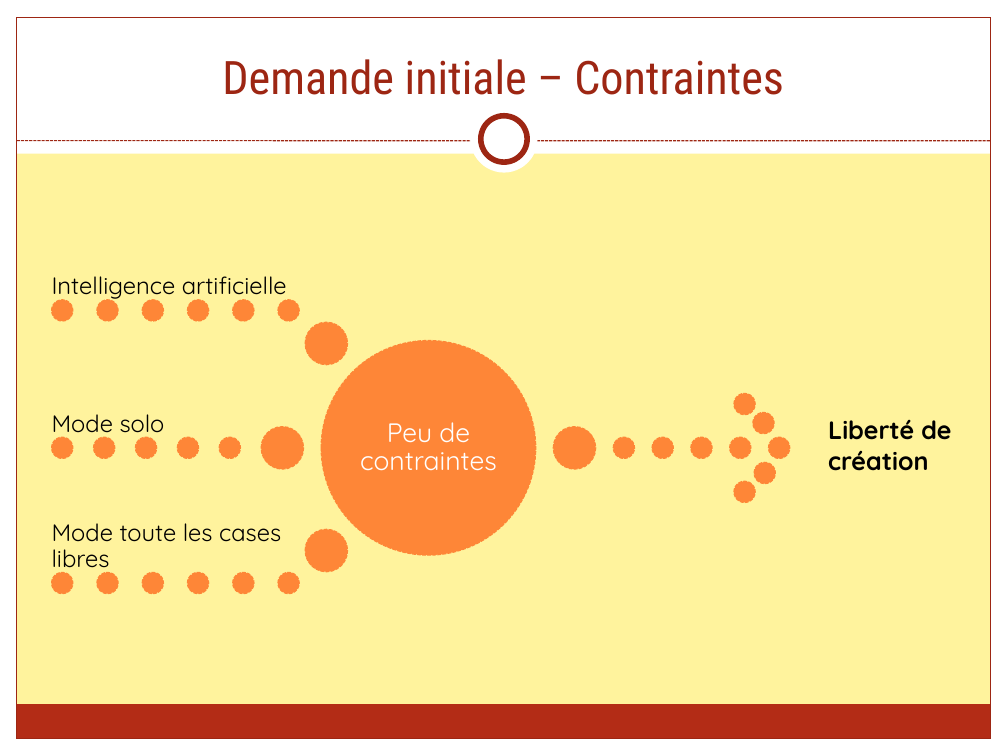
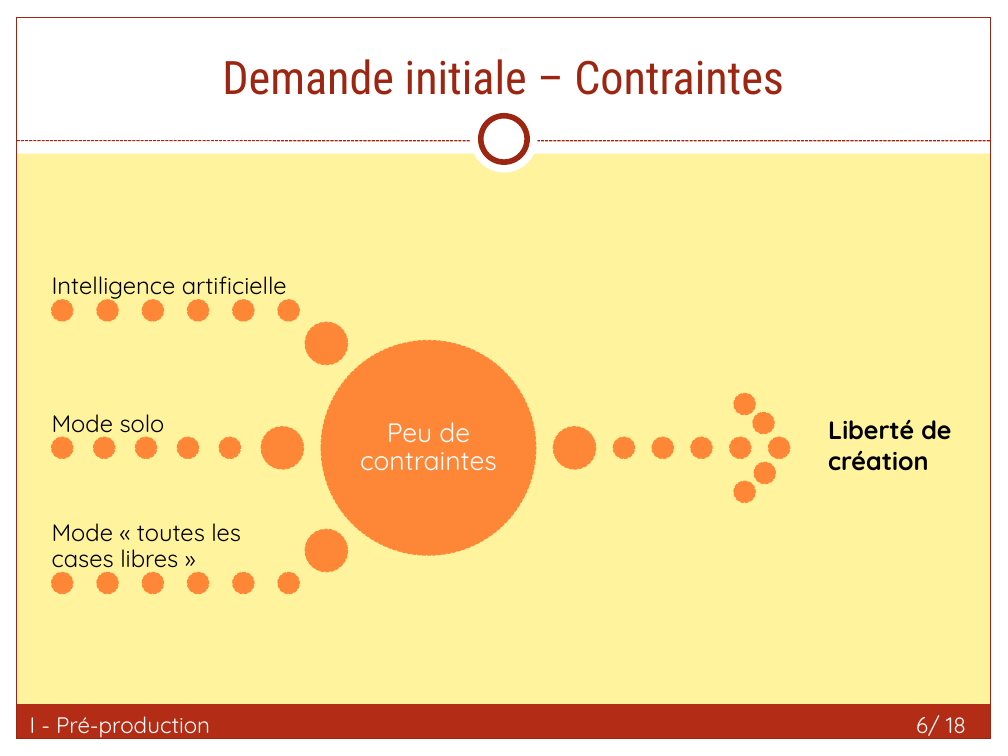
Before and after one commit to FieryWeasel/Picarete, a slide deck: slide 6 of SOURCES/RAPPORTS/Picarete - Presentation.pptx. Drawn at 1008x756 pixels with LibreOffice and Linux fonts; fonts in the diff are those of the drawing. Boxes give left, top, right and bottom in pixels: in the first picture for what was removed or moved away, otherwise in the second. Text is boxed around its words. In the diff, an @@ line names an element or a change of style, - is before the commit and + after.

```diff
--- a/SOURCES/RAPPORTS/Picarete - Presentation.pptx
+++ b/SOURCES/RAPPORTS/Picarete - Presentation.pptx
@@ text at (52,523,241,573): text changed @@
-Mode toute les cases libres
+Mode « toutes les cases libres »
@@ text added at (30,716,210,738), 16 pt, text #FFFFFF @@
+I - Pré-production
@@ page number added at (916,715,966,736), 16 pt, text #FFFFFF @@
+6/ 18
```
Also in this commit, not shown: 17 other slides changed, 49 other files.
